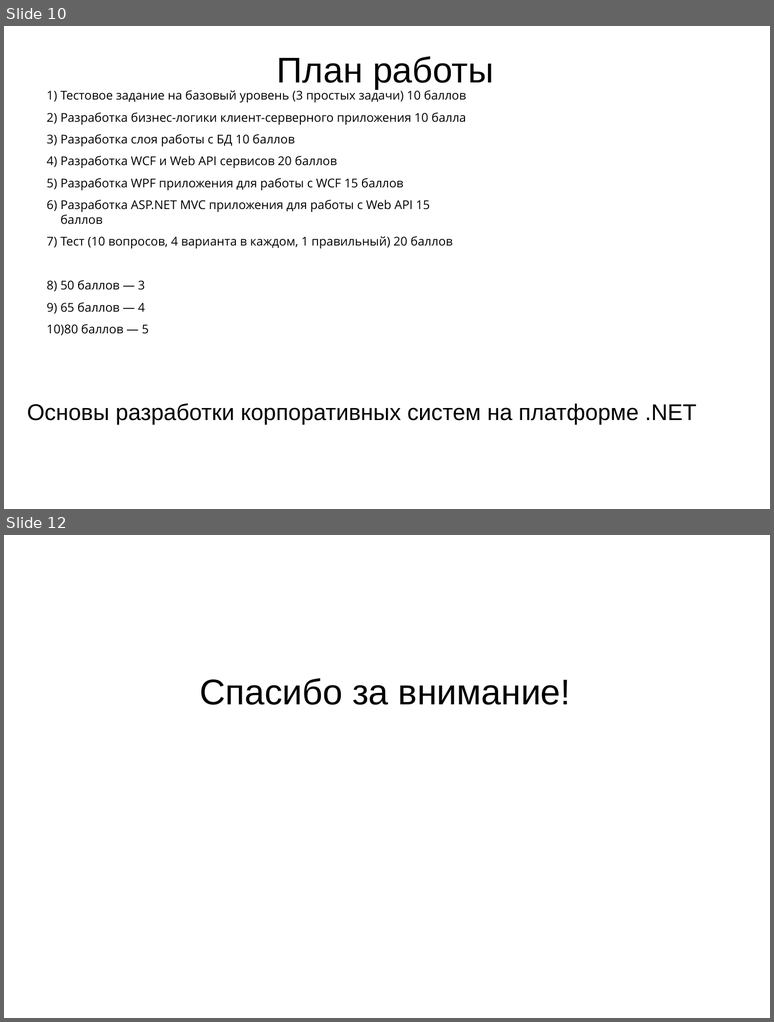
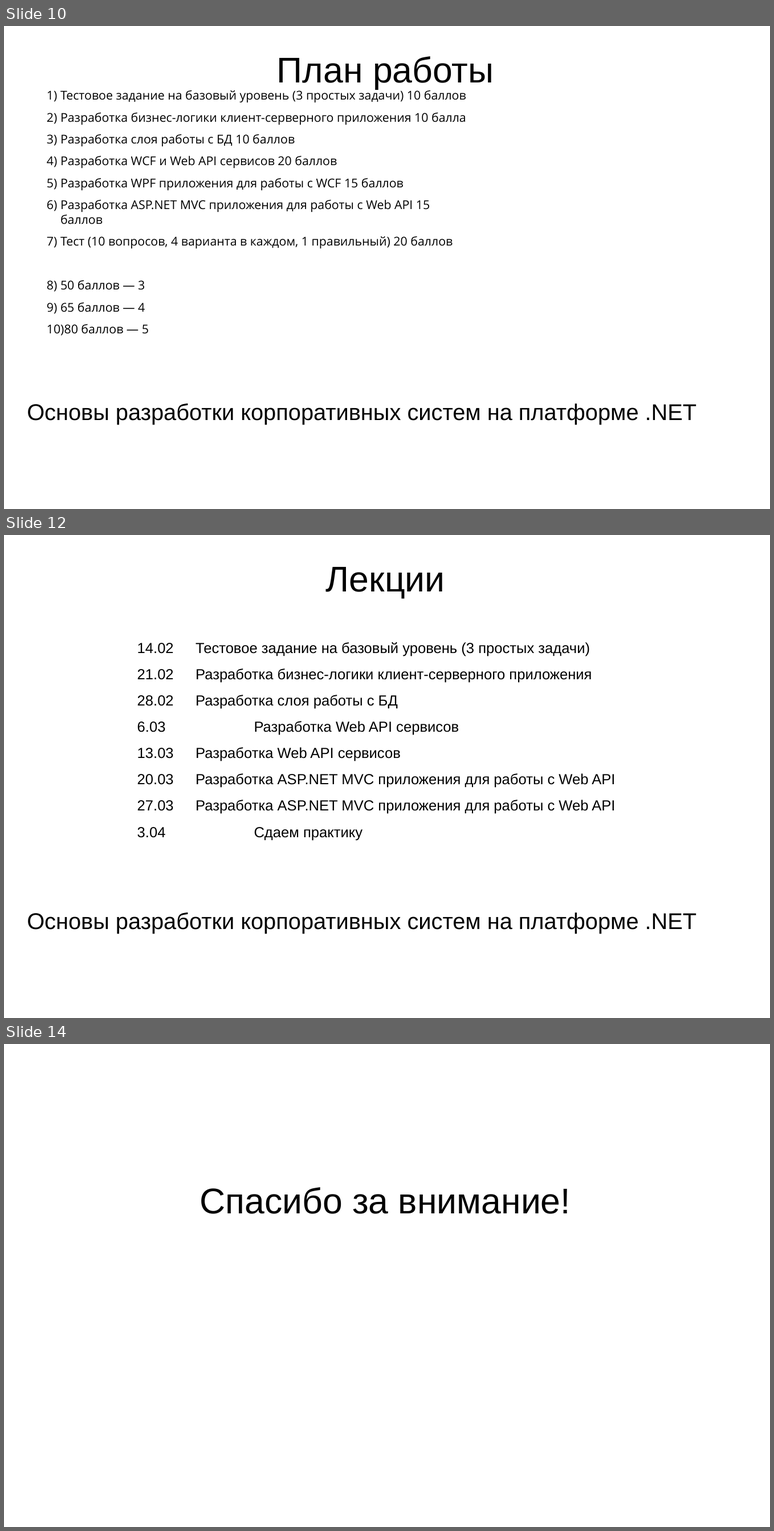
Before and after one commit to PeshekhonovK/ExampleSolution, a slide deck: docs/ЛЭТИ ВвПП 2019.1.pptx. Shown one above the other, each under a label of ours: slides 10 and 12 before the commit, slides 10, 12 and 14 after it; the slides between them are not shown. The pictures are 774x1022 and 774x1531 pixels, drawn with LibreOffice and Linux fonts; fonts in the diff are those of the drawing; background and template pictures are left out. Boxes give left, top, right and bottom in pixels: in the first picture for what was removed or moved away, otherwise in the second. Text is boxed around its words. In the diff, an @@ line names an element or a change of style, - is before the commit and + after.

```diff
--- a/docs/ЛЭТИ ВвПП 2019.1.pptx
+++ b/docs/ЛЭТИ ВвПП 2019.1.pptx
@@ slide 12 added at (x1=4, y1=535, x2=770, y2=1018), background picture (left out) @@
@@ text added at (x1=326, y1=567, x2=445, y2=598), 44 pt, text #000000 @@
+Лекции
@@ text added at (x1=137, y1=642, x2=615, y2=841), 18 pt, text #000000 @@
+14.02 Тестовое задание на базовый уровень (3 простых задачи)
+21.02 Разработка бизнес-логики клиент-серверного приложения
+28.02 Разработка слоя работы с БД
+6.03 Разработка Web API сервисов
+13.03 Разработка Web API сервисов
+20.03 Разработка ASP.NET MVC приложения для работы с Web API
+27.03 Разработка ASP.NET MVC приложения для работы с Web API
+3.04 Сдаем практику
@@ text added at (x1=27, y1=912, x2=697, y2=933), 28 pt, text #000000 @@
+Основы разработки корпоративных систем на платформе .NET
@@ what was slide 12 is now slide 14 @@
```
Also in this commit, not shown: 1 slide changed, 1 other slide added, 1 other file.
